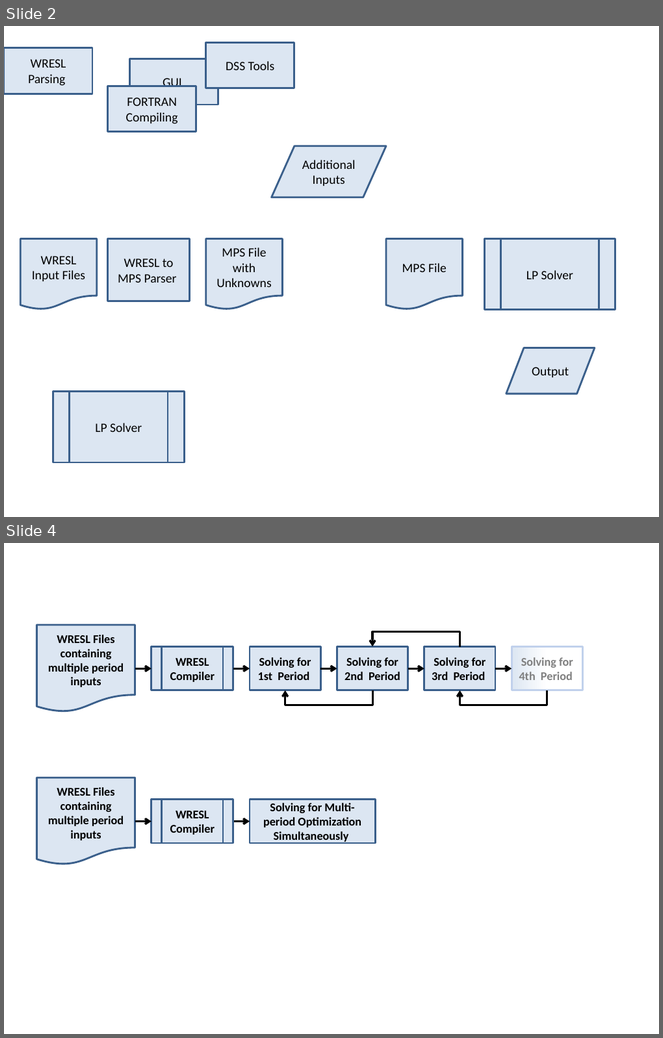
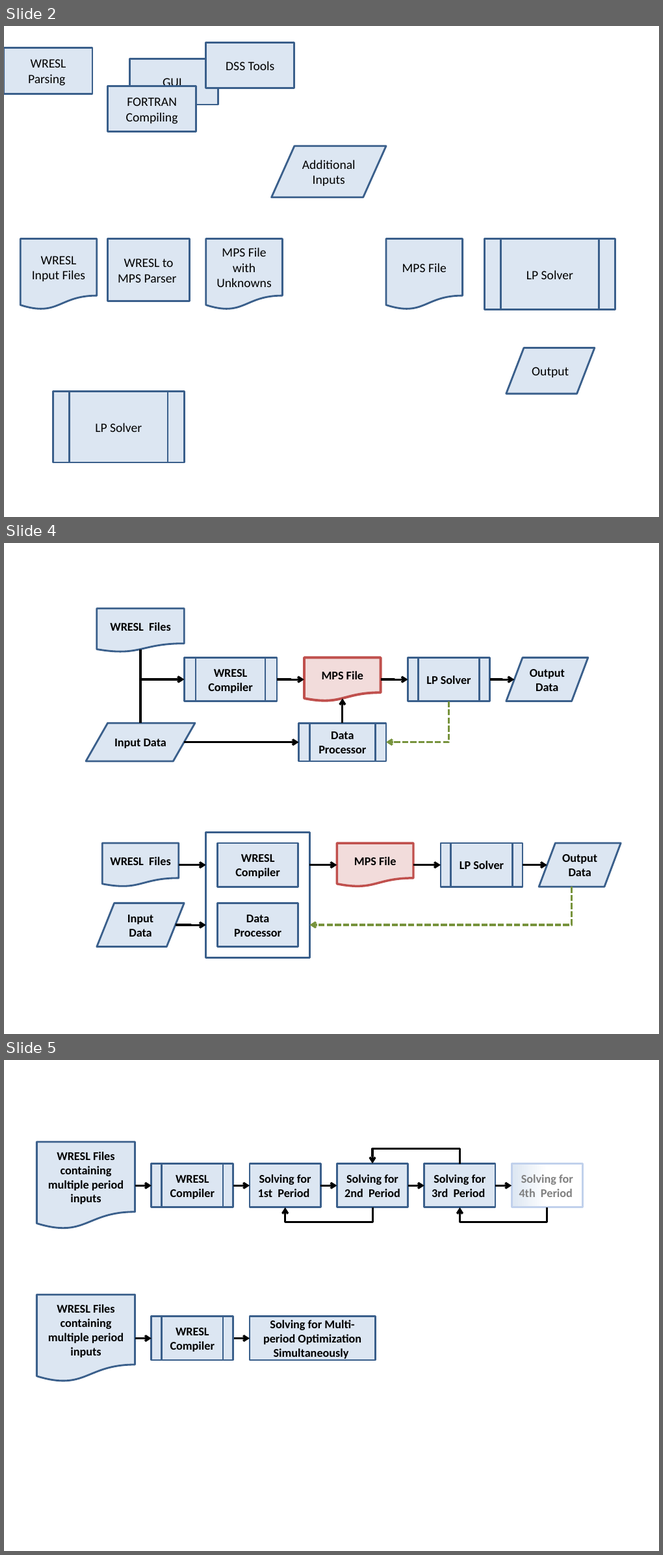
Before and after one commit to CentralValleyModeling/wrims, a slide deck: plans/flowchart_WRIMS.pptx. Shown one above the other, each under a label of ours: slides 2 and 4 before the commit, slides 2, 4 and 5 after it; the slides between them are not shown. The pictures are 663x1038 and 663x1555 pixels, drawn with LibreOffice and Linux fonts; fonts in the diff are those of the drawing. Boxes give left, top, right and bottom in pixels: in the first picture for what was removed or moved away, otherwise in the second. Text is boxed around its words. In the diff, an @@ line names an element or a change of style, - is before the commit and + after.

```diff
--- a/plans/flowchart_WRIMS.pptx
+++ b/plans/flowchart_WRIMS.pptx
@@ slide 4 added at bbox=[4, 543, 659, 1034], background #FFFFFF @@
@@ flow chart document added at bbox=[97, 609, 184, 652], fill #DCE6F2, outline #3A5F8C 2 pt, 13 pt, text #000000, bold @@
+WRESL Files
@@ elbow arrow added from (140, 649) to (184, 679), #000000 2.25 pt @@
@@ flow chart predefined process added at bbox=[184, 657, 277, 702], fill #DCE6F2, outline #3A5F8C 2 pt, 13 pt, text #000000, bold @@
+WRESL Compiler
@@ flow chart document added at bbox=[304, 657, 381, 702], fill #F2DCDB, outline #C0504D 2.75 pt, 13 pt, text #000000, bold @@
+MPS File
@@ flow chart predefined process added at bbox=[408, 657, 490, 702], fill #DCE6F2, outline #3A5F8C 2 pt, 13 pt, text #000000, bold @@
+LP Solver
@@ flow chart input output added at bbox=[506, 657, 588, 702], fill #DCE6F2, outline #3A5F8C 2 pt, 13 pt, text #000000, bold @@
+Output
+Data
@@ elbow arrow added from (140, 723) to (184, 679), #000000 2.25 pt @@
@@ elbow arrow added from (277, 679) to (304, 680), #000000 2.25 pt @@
@@ elbow arrow added from (343, 723) to (343, 698), #000000 2.25 pt @@
@@ elbow arrow added from (381, 679) to (408, 680), #000000 2.25 pt @@
@@ elbow arrow added from (490, 679) to (514, 680), #000000 2.25 pt @@
@@ elbow arrow added from (449, 702) to (386, 742), #77933C 2.25 pt dashed @@
@@ flow chart input output added at bbox=[86, 723, 195, 761], fill #DCE6F2, outline #3A5F8C 2 pt, 13 pt, text #000000, bold @@
+Input Data
@@ flow chart predefined process added at bbox=[299, 723, 386, 761], fill #DCE6F2, outline #3A5F8C 2 pt, 13 pt, text #000000, bold @@
+Data Processor
@@ elbow arrow added from (184, 742) to (299, 742), #000000 2.25 pt @@
@@ rectangle added at bbox=[206, 833, 310, 958], outline #3A5F8C 2.25 pt @@
@@ flow chart document added at bbox=[102, 843, 179, 887], fill #DCE6F2, outline #3A5F8C 2 pt, 13 pt, text #000000, bold @@
+WRESL Files
@@ rectangle added at bbox=[218, 843, 298, 887], fill #DCE6F2, outline #3A5F8C 2 pt, 13 pt, text #000000, bold @@
+WRESL Compiler
@@ flow chart document added at bbox=[337, 843, 414, 887], fill #F2DCDB, outline #C0504D 2.5 pt, 13 pt, text #000000, bold @@
+MPS File
@@ flow chart predefined process added at bbox=[441, 843, 523, 887], fill #DCE6F2, outline #3A5F8C 2 pt, 13 pt, text #000000, bold @@
+LP Solver
@@ flow chart input output added at bbox=[540, 843, 622, 887], fill #DCE6F2, outline #3A5F8C 2 pt, 13 pt, text #000000, bold @@
+Output
+Data
@@ elbow arrow added from (179, 865) to (206, 865), #000000 2.25 pt @@
@@ elbow arrow added from (310, 865) to (337, 865), #000000 2.25 pt @@
@@ elbow arrow added from (414, 865) to (441, 865), #000000 2.25 pt @@
@@ elbow arrow added from (523, 865) to (547, 865), #000000 2.25 pt @@
@@ elbow arrow added from (572, 887) to (310, 925), #77933C 2.25 pt dashed @@
@@ flow chart input output added at bbox=[97, 903, 184, 947], fill #DCE6F2, outline #3A5F8C 2 pt, 13 pt, text #000000, bold @@
+Input Data
@@ rectangle added at bbox=[218, 903, 298, 947], fill #DCE6F2, outline #3A5F8C 2 pt, 13 pt, text #000000, bold @@
+Data Processor
@@ elbow arrow added from (176, 925) to (206, 926), #000000 2.25 pt @@
@@ what was slide 4 is now slide 5 @@
```
Also in this commit, not shown: 2 slides changed, 1 other file.
